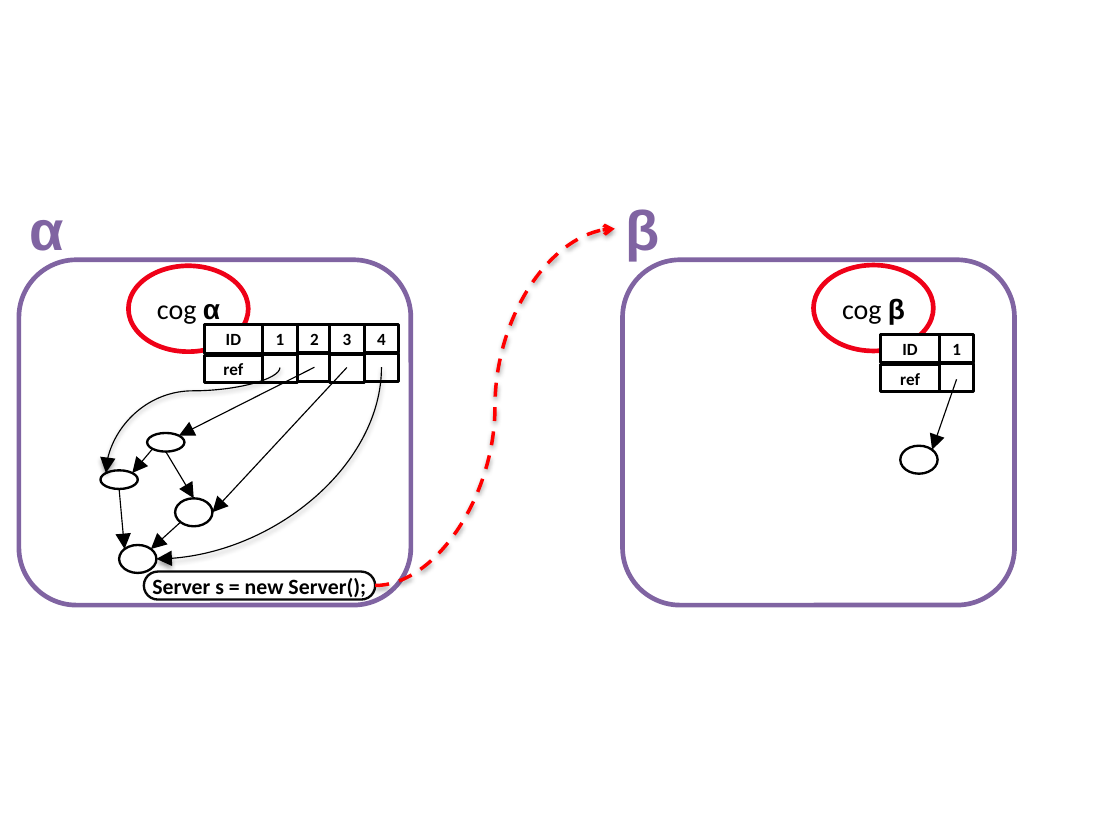
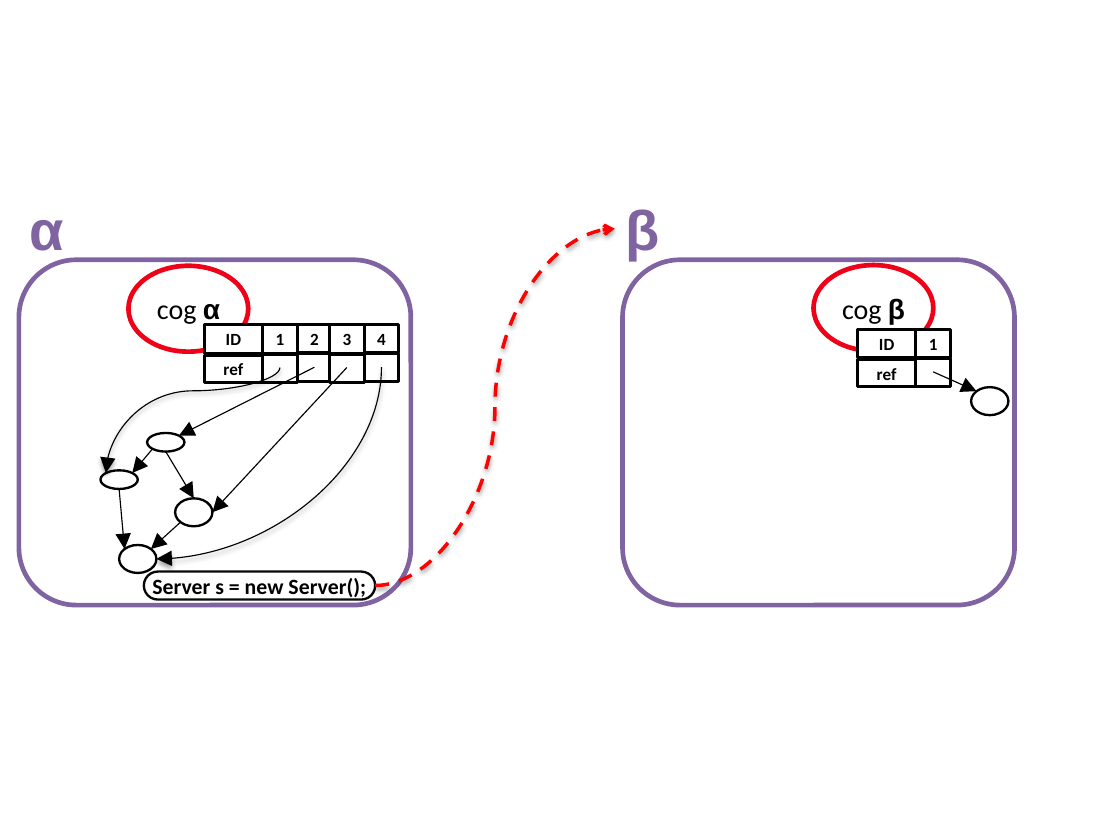
Before and after one commit to active-objects/2015-active-objects-survey, a slide deck: slide 3 of resources/drawings-ABS-PA.pptx. Drawn at 1120x840 pixels with LibreOffice and Linux fonts; fonts in the diff are those of the drawing. Boxes give left, top, right and bottom in pixels: in the first picture for what was removed or moved away, otherwise in the second. Text is boxed around its words. In the diff, an @@ line names an element or a change of style, - is before the commit and + after.

```diff
--- a/resources/drawings-ABS-PA.pptx
+++ b/resources/drawings-ABS-PA.pptx
@@ rectangle "ID": place and size @@
-rectangle "ID" at <box>880,335,939,363</box>
+rectangle "ID" at <box>858,329,916,357</box>
@@ rectangle "1": place and size @@
-rectangle "1" at <box>940,335,974,363</box>
+rectangle "1" at <box>916,329,951,357</box>
@@ rectangle: place and size @@
-rectangle at <box>940,364,974,392</box>
+rectangle at <box>916,358,951,386</box>
@@ rectangle "ref": place and size @@
-rectangle "ref" at <box>880,365,939,392</box>
+rectangle "ref" at <box>858,360,916,386</box>
@@ arrow moved from (956, 380) - (932, 450) to (933, 372) - (977, 391) @@
@@ ellipse: place and size @@
-ellipse at <box>900,446,937,474</box>
+ellipse at <box>971,388,1008,416</box>
```
Also in this commit, not shown: 1 slide added, 3 other files.
